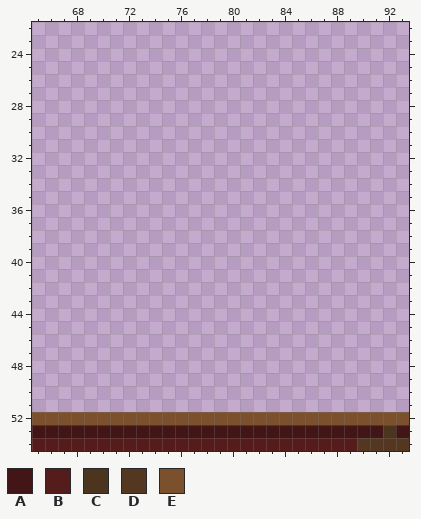
Pixel-art file: Assets/Sprites/Places and Things/Dining Hall/Table.aseprite. Above, as it was before the edit.
128x128 pixels, 1 frame. Colours within 5 levels of each other are drawn and written as one. Shown: x 65..93, y 22..54. The commit also changed other parts of the picture, which this record leaves out.
Visible layers, top first: "back_chair", "chair", "table".
Palette (. is transparent): A #421616  B #551c1c  C #4b351e  D #533721  E #7b502d
Pixels before, first column x 65:
52 EEEEEEEEEEEEEEEEEEEEEEEEEEEEE
53 AAAAAAAAAAAAAAAAAAAAAAAAAAACA
54 BBBBBBBBBBBBBBBBBBBBBBBBBDDDD
After:
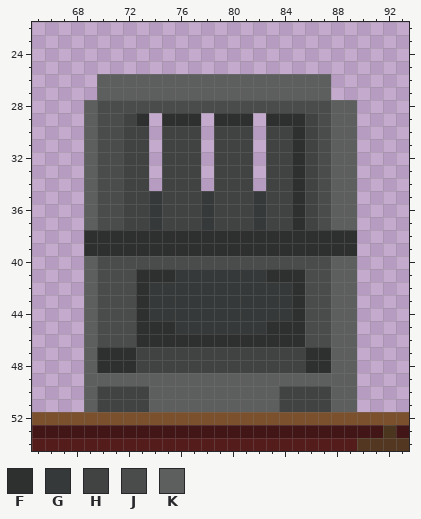
Colours new in this view: F #2e2f2f  G #363939  H #414242  J #4a4c4c  K #5d5e5e
Diff:
{"where": "layer \"chair\""}
{"y":26,"x":70,"old":"..................","new":"KKKKKKKKKKKKKKKKKK"}
{"y":27,"x":70,"old":"..................","new":"KKKKKKKKKKKKKKKKKK"}
{"y":28,"x":69,"old":".....................","new":"KJJJJJJJJJJJJJJJJJJKK"}
{"y":29,"x":69,"old":".....","new":"KJJHF"}
{"y":29,"x":75,"old":"...","new":"FFF"}
{"y":29,"x":79,"old":"...","new":"FFF"}
{"y":29,"x":83,"old":".......","new":"FFFHJKK"}
{"y":30,"x":69,"old":".....","new":"KJJHH"}
{"y":30,"x":75,"old":"...","new":"HHH"}
{"y":30,"x":79,"old":"...","new":"HHH"}
{"y":30,"x":83,"old":".......","new":"HHFHJKK"}
{"y":31,"x":69,"old":".....","new":"KJJHH"}
{"y":31,"x":75,"old":"...","new":"HHH"}
{"y":31,"x":79,"old":"...","new":"HHH"}
{"y":31,"x":83,"old":".......","new":"HHFHJKK"}
{"y":32,"x":69,"old":".....","new":"KJJHH"}
{"y":32,"x":75,"old":"...","new":"HHH"}
{"y":32,"x":79,"old":"...","new":"HHH"}
{"y":32,"x":83,"old":".......","new":"HHFHJKK"}
{"y":33,"x":69,"old":".....","new":"KJJHH"}
{"y":33,"x":75,"old":"...","new":"HHH"}
{"y":33,"x":79,"old":"...","new":"HHH"}
{"y":33,"x":83,"old":".......","new":"HHFHJKK"}
{"y":34,"x":69,"old":".....","new":"KJJHH"}
{"y":34,"x":75,"old":"...","new":"HHH"}
{"y":34,"x":79,"old":"...","new":"HHH"}
{"y":34,"x":83,"old":".......","new":"HHFHJKK"}
{"y":35,"x":69,"old":".....................","new":"KJJHHGHHHGHHHGHHFHJKK"}
{"y":36,"x":69,"old":".....................","new":"KJJHHGHHHGHHHGHHFHJKK"}
{"y":37,"x":69,"old":".....................","new":"KJJHHGHHHGHHHGHHFHJKK"}
{"y":38,"x":69,"old":".....................","new":"FFFFFFFFFFFFFFFFFFFFF"}
{"y":39,"x":69,"old":".....................","new":"FFFFFFFFFFFFFFFFFFFFF"}
{"y":40,"x":69,"old":".....................","new":"KJJJJJJJJJJJJJJJJJJKK"}
{"y":41,"x":69,"old":".....................","new":"KJJJFFFGGGGGGGFFFJJKK"}
{"y":42,"x":69,"old":".....................","new":"KJJJFGGGGGGGGGGGFJJKK"}
{"y":43,"x":69,"old":".....................","new":"KJJJFGGGGGGGGGGGFJJKK"}
{"y":44,"x":69,"old":".....................","new":"KJJJFGGGGGGGGGGGFJJKK"}
{"y":45,"x":69,"old":".....................","new":"KJJJFFFGGGGGGGFFFJJKK"}
{"y":46,"x":69,"old":".....................","new":"KJJJFFFFFFFFFFFFFJJKK"}
{"y":47,"x":69,"old":".....................","new":"KFFFHHHHHHHHHHHHHFFKK"}
{"y":48,"x":69,"old":".....................","new":"KFFFHHHHHHHHHHHHHFFKK"}
{"y":49,"x":69,"old":".....................","new":"KKKKKKKKKKKKKKKKKKKKK"}
{"y":50,"x":69,"old":".....................","new":"KHHHHKKKKKKKKKKHHHHKK"}
{"y":51,"x":69,"old":".....................","new":"KHHHHKKKKKKKKKKHHHHKK"}
{"label":"added","picture_box":[84,74,357,412]}
